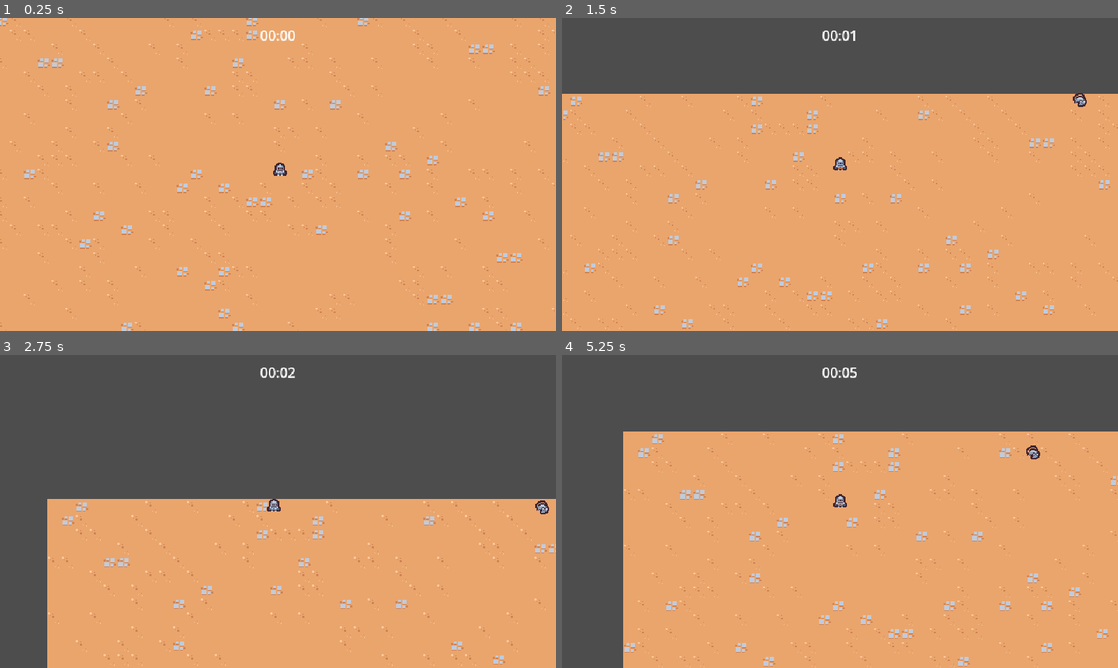
Above: before the commit, frames 1-4 (two rows, left to right).
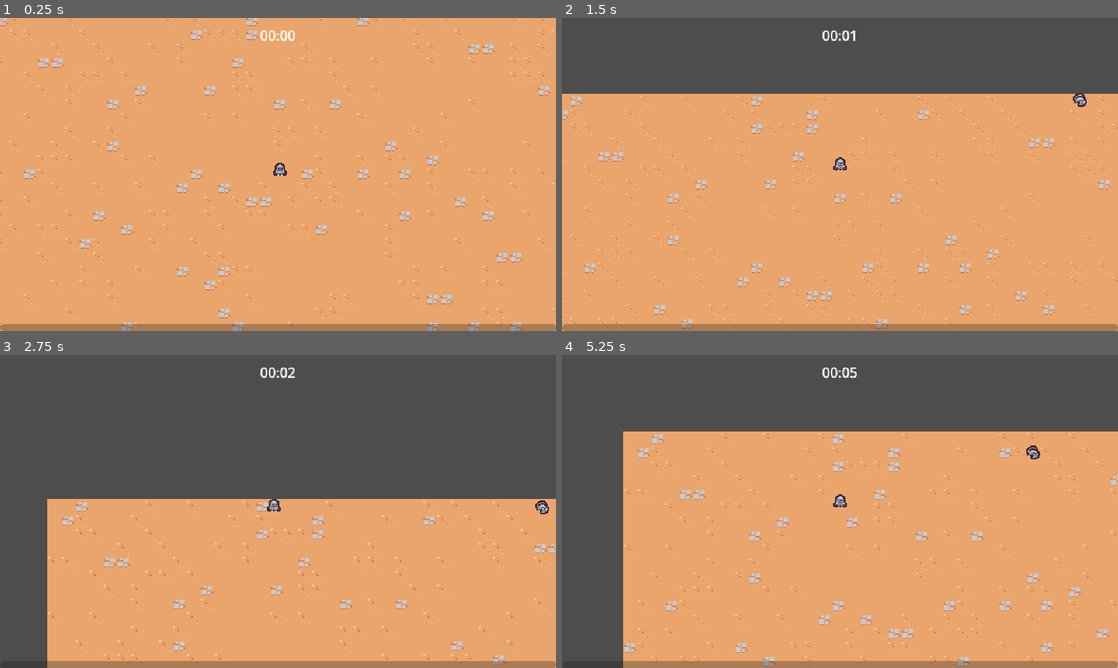
Above: after the commit, the same moments.

Repository: woliveira82/godot-survivor-game-course
Game: Godot game, scene res://scenes/main/main.tscn
Two runs of this game, one before a commit and one after it. Both use one fixed random seed, a clock stepped at 60 frames per second and the inputs below.
Inputs:
- Up to frame 1 (0.25 s): no input
- Up to frame 2 (1.5 s): hold W (move_up) from 0.53 s (still down)
- Up to frame 3 (2.75 s): release W (move_up) at 2.03 s; hold A (move_left) from 2.03 s (still down)
- Up to frame 4 (5.25 s): release A (move_left) at 3.53 s; hold S (move_down) 3.53-4.28 s; hold D (move_right) 4.28-5.03 s; hold W (move_up) from 5.03 s (still down)

The runs differ from the first frame. In frame 1, 2.2% of the frame differs, in the area x 0-100%, y 97-100%; in frame 2, 2.2%; in frame 3, 2.0%; in frame 4, 2.0%.

Commit message:
feat: add experience bar

Diff:
--- a/scenes/main/main.tscn
+++ b/scenes/main/main.tscn
@@ -1,9 +1,10 @@
-[gd_scene load_steps=8 format=3 uid="uid://brodwqlwm1iy"]
+[gd_scene load_steps=9 format=3 uid="uid://brodwqlwm1iy"]
 
 [ext_resource type="PackedScene" uid="uid://c0hk71le7jpc3" path="res://scenes/manager/enemy_manager.tscn" id="1_11srs"]
 [ext_resource type="PackedScene" uid="uid://bfj3uu40tlikq" path="res://scenes/game_object/player/Player.tscn" id="1_pnprh"]
 [ext_resource type="PackedScene" uid="uid://b21e8jj6wjxqy" path="res://scenes/ui/arena_time_ui.tscn" id="1_w2tga"]
 [ext_resource type="TileSet" uid="uid://b3wumr1tv5kv0" path="res://resources/tileset.tres" id="1_weyfr"]
+[ext_resource type="PackedScene" uid="uid://dkee2wqfpuej5" path="res://scenes/ui/experience_bar.tscn" id="2_2jthp"]
 [ext_resource type="PackedScene" uid="uid://bor8jplbojrn0" path="res://scenes/manager/arena_time_manager.tscn" id="2_kd66a"]
 [ext_resource type="PackedScene" uid="uid://d2b5v7khoj8s7" path="res://scenes/game_object/game_camera/game_camera.tscn" id="3_ntl4y"]
 [ext_resource type="PackedScene" uid="uid://blhh7kaviefd0" path="res://scenes/manager/experience_manager.tscn" id="4_x4ifw"]
@@ -12,6 +13,9 @@
 
 [node name="ArenaTimeUI" parent="." node_paths=PackedStringArray("arena_time_manager") instance=ExtResource("1_w2tga")]
 arena_time_manager = NodePath("../ArenaTimeManager")
+
+[node name="ExperienceBar" parent="." node_paths=PackedStringArray("experience_manager") instance=ExtResource("2_2jthp")]
+experience_manager = NodePath("../ExperienceManager")
 
 [node name="ArenaTimeManager" parent="." instance=ExtResource("2_kd66a")]
 
--- a/scenes/manager/experience_manager.gd
+++ b/scenes/manager/experience_manager.gd
@@ -1,7 +1,12 @@
 extends Node
 
+signal experience_updated(current_experience: float, target_experience: float)
+
+const TARGET_EXPERIENCE_GROWTH = 5
 
 var current_experience = 0
+var current_level = 1
+var target_experience = 5
 
 
 func _ready():
@@ -9,9 +14,14 @@
 
 
 func increment_experience(number: float):
-	current_experience += number
+	current_experience = min(current_experience + number, target_experience)
+	experience_updated.emit(current_experience, target_experience)
+	if current_experience == target_experience:
+		current_level += 1
+		target_experience += TARGET_EXPERIENCE_GROWTH
+		current_experience = 0
+		experience_updated.emit(current_experience, target_experience)
 
 
 func on_experience_vai_collected(number: float):
 	increment_experience(number)
-	print(current_experience)
--- /dev/null
+++ b/scenes/ui/experience_bar.gd
@@ -0,0 +1,15 @@
+extends CanvasLayer
+
+@export var experience_manager: Node
+
+@onready var progress_bar = $MarginContainer/ProgressBar
+
+
+func _ready():
+	progress_bar.value = 0
+	experience_manager.experience_updated.connect(on_experience_updated)
+
+
+func on_experience_updated(current_experience: float, target_experience: float):
+	var percent = current_experience / target_experience
+	progress_bar.value = percent
--- /dev/null
+++ b/scenes/ui/experience_bar.tscn
@@ -0,0 +1,22 @@
+[gd_scene load_steps=2 format=3 uid="uid://dkee2wqfpuej5"]
+
+[ext_resource type="Script" path="res://scenes/ui/experience_bar.gd" id="1_2unhn"]
+
+[node name="ExperienceBar" type="CanvasLayer"]
+script = ExtResource("1_2unhn")
+
+[node name="MarginContainer" type="MarginContainer" parent="."]
+anchors_preset = 15
+anchor_right = 1.0
+anchor_bottom = 1.0
+grow_horizontal = 2
+grow_vertical = 2
+mouse_filter = 2
+
+[node name="ProgressBar" type="ProgressBar" parent="MarginContainer"]
+custom_minimum_size = Vector2(0, 8)
+layout_mode = 2
+size_flags_vertical = 8
+mouse_filter = 2
+max_value = 1.0
+show_percentage = false
